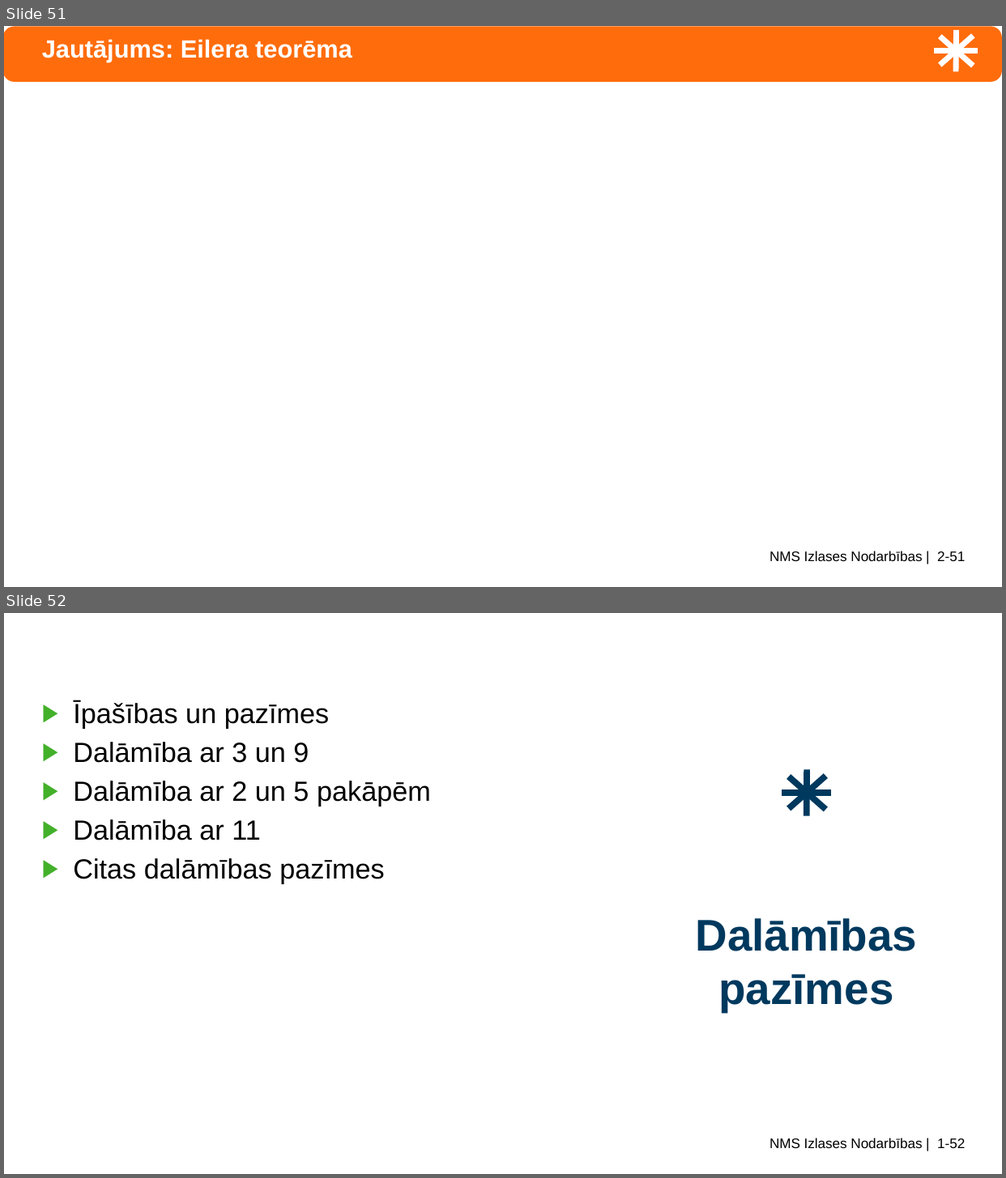
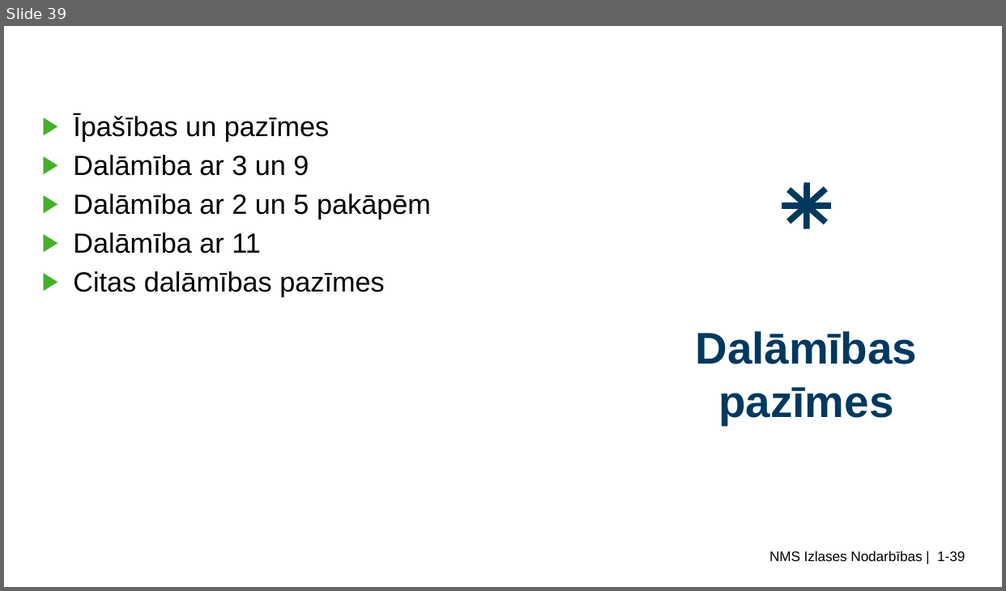
Before and after one commit to kapsitis/nms-courses, a slide deck: legacy-slides/ntjun02-modular-arithmetic.pptx. Shown one above the other, each under a label of ours: slides 51 and 52 before the commit, slide 39 after it. The pictures are 1006x1178 and 1006x591 pixels, drawn with LibreOffice and Linux fonts; fonts in the diff are those of the drawing; grey boxes stand for pictures. Boxes give left, top, right and bottom in pixels: in the first picture for what was removed or moved away, otherwise in the second. Text is boxed around its words. In the diff, an @@ line names an element or a change of style, - is before the commit and + after.

```diff
--- a/legacy-slides/ntjun02-modular-arithmetic.pptx
+++ b/legacy-slides/ntjun02-modular-arithmetic.pptx
@@ slide 51 removed at (4,26,1002,587), background #FFFFFF; not listed: 1 template element that a slide beside it also shows @@
@@ rounded rectangle removed at (4,26,1002,82) @@
@@ title removed at (42,39,352,62) @@
-Jautājums: Eilera teorēma
@@ group removed at (934,30,978,72): 4 lines @@
@@ what was slide 52 is now slide 39 @@
@@ text at (769,551,965,561): text changed @@
-NMS Izlases Nodarbības | 1-52
+NMS Izlases Nodarbības | 1-39
```
Also in this commit, not shown: 14 slides changed, 12 other slides removed, 13 other files.
